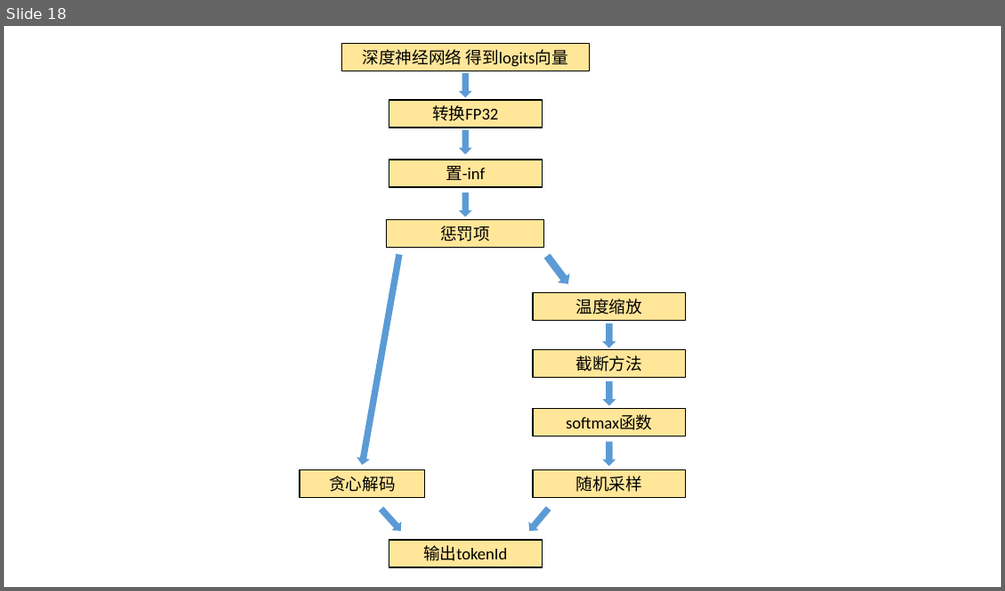
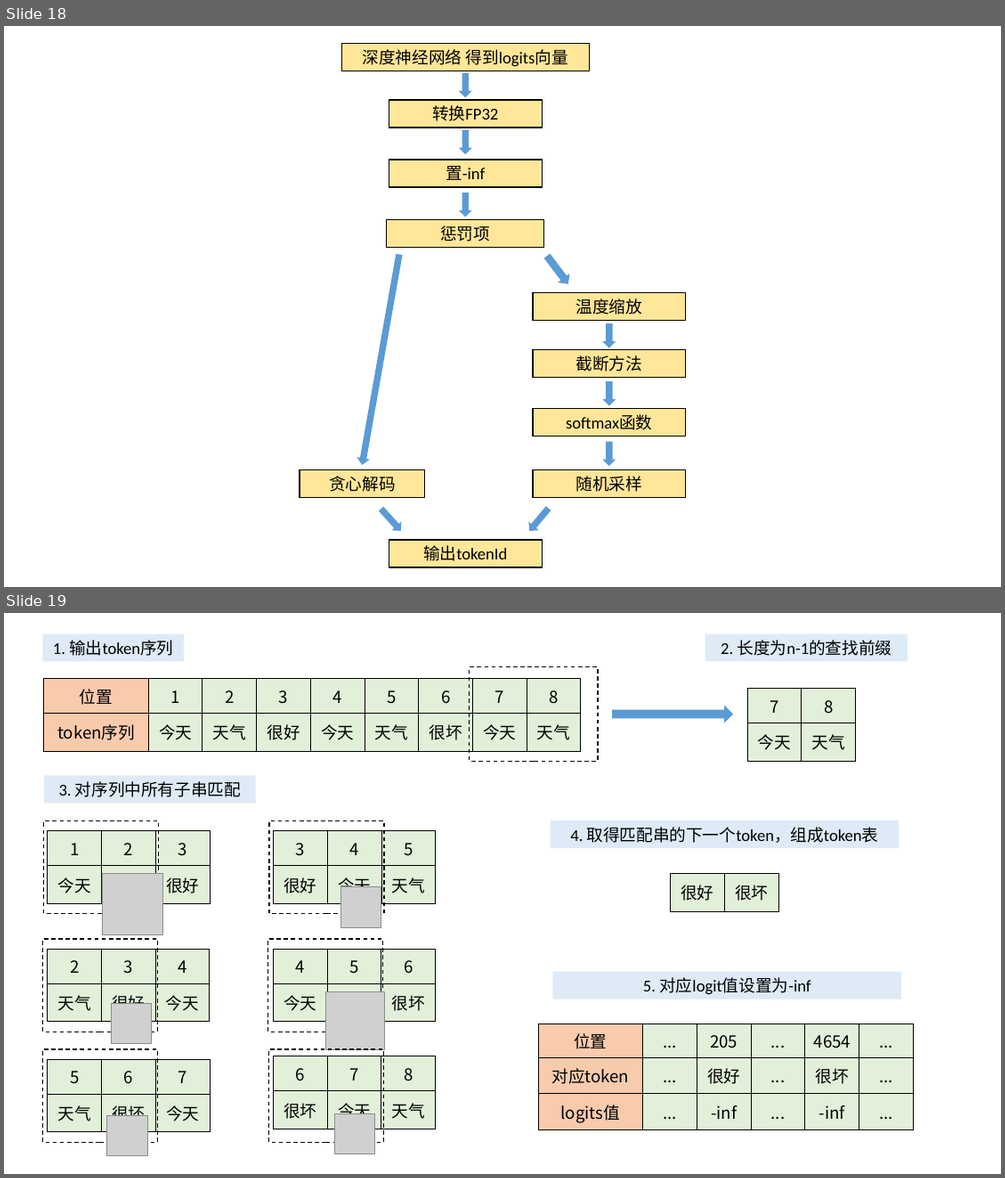
Before and after one commit to jzplp/jzplp.github.io, a slide deck: raws/画图.pptx. Shown one above the other, each under a label of ours: slide 18 before the commit, slides 18 and 19 after it. The pictures are 1005x591 and 1005x1178 pixels, drawn with LibreOffice and Linux fonts; fonts in the diff are those of the drawing; grey boxes stand for pictures. Boxes give left, top, right and bottom in pixels: in the first picture for what was removed or moved away, otherwise in the second. Text is boxed around its words. In the diff, an @@ line names an element or a change of style, - is before the commit and + after.

```diff
--- a/raws/画图.pptx
+++ b/raws/画图.pptx
@@ slide 19 added at box(4, 613, 1001, 1174), background #FFFFFF @@
@@ rectangle added at box(43, 634, 184, 662), fill #DEEBF7, 16 pt, text #000000 @@
+1. 输出token序列
@@ rectangle added at box(705, 634, 907, 662), fill #DEEBF7, 16 pt, text #000000 @@
+2. 长度为n-1的查找前缀
@@ table added at box(44, 678, 579, 751), 2 rows, 9 columns @@
+位置 | 1 | 2 | 3 | 4 | 5 | 6 | 7 | 8
+token序列 | 今天 | 天气 | 很好 | 今天 | 天气 | 很坏 | 今天 | 天气
@@ rectangle added at box(469, 667, 598, 761), outline #000000 1 pt dashed @@
@@ table added at box(747, 688, 855, 761), 2 rows, 2 columns @@
+7 | 8
+今天 | 天气
@@ right arrow added at box(612, 705, 733, 723), fill #5B9BD5 @@
@@ rectangle added at box(44, 775, 255, 803), fill #DEEBF7, 16 pt, text #000000 @@
+3. 对序列中所有子串匹配
@@ rectangle added at box(44, 821, 159, 914), outline #000000 1 pt dashed @@
@@ rectangle added at box(269, 821, 385, 914), outline #000000 1 pt dashed @@
@@ rectangle added at box(550, 821, 898, 849), fill #DEEBF7, 16 pt, text #000000 @@
+4. 取得匹配串的下一个token，组成token表
@@ table added at box(48, 831, 209, 903), 2 rows, 3 columns @@
+1 | 2 | 3
+今天 | 天气 | 很好
@@ table added at box(273, 831, 435, 903), 2 rows, 3 columns @@
+3 | 4 | 5
+很好 | 今天 | 天气
@@ picture added at box(102, 873, 163, 934) @@
@@ table added at box(671, 873, 778, 911), 1 rows, 2 columns @@
+很好 | 很坏
@@ picture added at box(340, 887, 380, 927) @@
@@ rectangle added at box(43, 939, 158, 1032), outline #000000 1 pt dashed @@
@@ table added at box(48, 949, 209, 1022), 2 rows, 3 columns @@
+2 | 3 | 4
+天气 | 很好 | 今天
@@ rectangle added at box(268, 939, 383, 1032), outline #000000 1 pt dashed @@
@@ table added at box(273, 949, 435, 1022), 2 rows, 3 columns @@
+4 | 5 | 6
+今天 | 天气 | 很坏
@@ rectangle added at box(553, 971, 901, 999), fill #DEEBF7, 16 pt, text #000000 @@
+5. 对应logit值设置为-inf
@@ picture added at box(111, 1004, 152, 1044) @@
@@ picture added at box(326, 991, 385, 1050) @@
@@ table added at box(538, 1024, 912, 1130), 3 rows, 6 columns @@
+位置 | ... | 205 | ... | 4654 | ...
+对应token | ... | 很好 | ... | 很坏 | ...
+logits值 | ... | -inf | ... | -inf | ...
@@ rectangle added at box(43, 1049, 158, 1142), outline #000000 1 pt dashed @@
@@ table added at box(48, 1060, 209, 1132), 2 rows, 3 columns @@
+5 | 6 | 7
+天气 | 很坏 | 今天
@@ rectangle added at box(268, 1049, 384, 1142), outline #000000 1 pt dashed @@
@@ table added at box(273, 1055, 435, 1128), 2 rows, 3 columns @@
+6 | 7 | 8
+很坏 | 今天 | 天气
@@ picture added at box(107, 1116, 147, 1156) @@
@@ picture added at box(334, 1113, 375, 1153) @@
```
Also in this commit, not shown: 1 slide changed, 2 other files.
